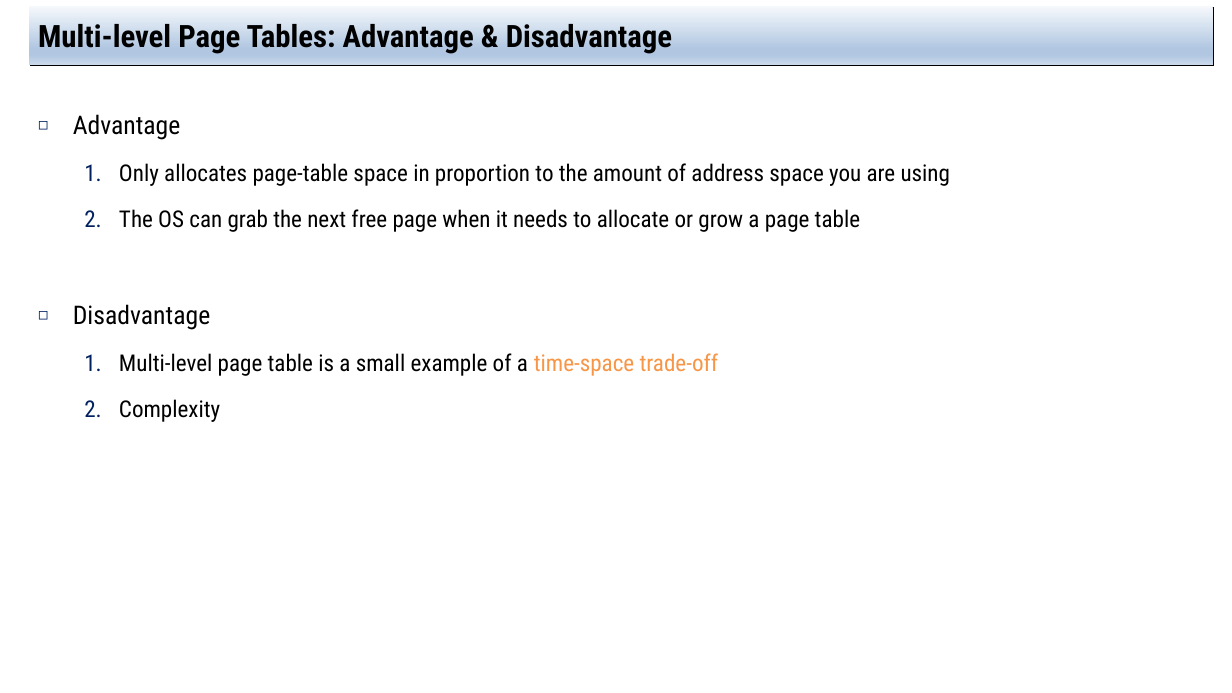
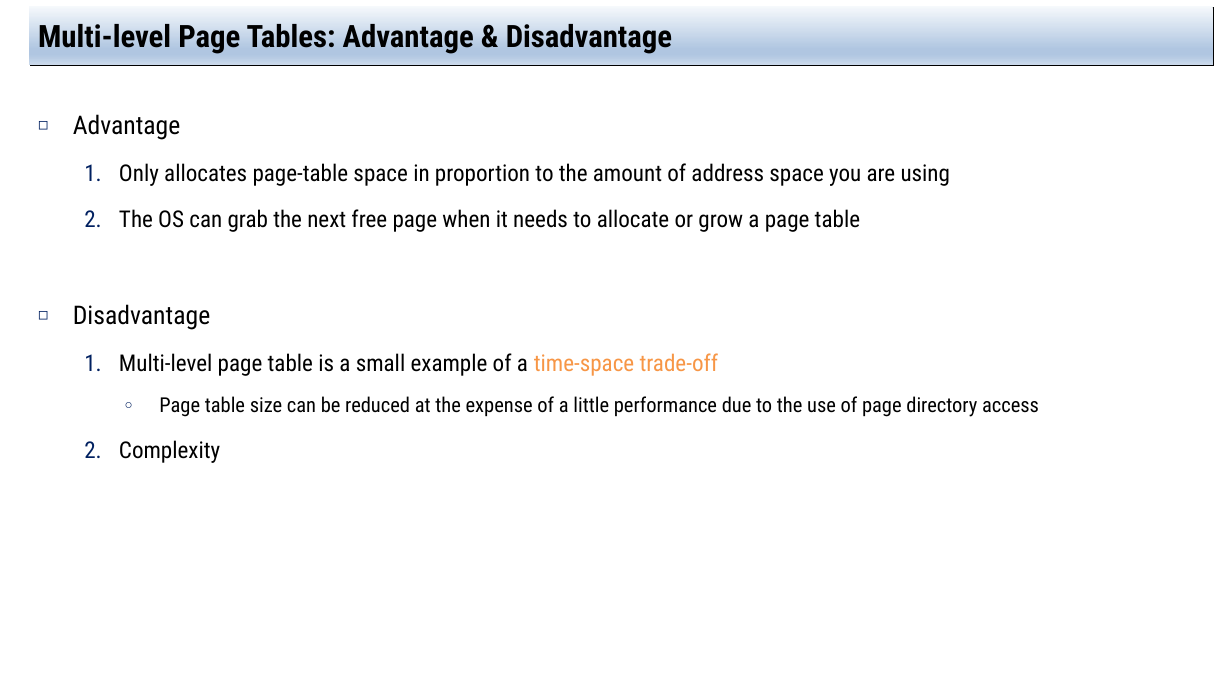
Before and after one commit to jachermocilla/extra-course-materials, a slide deck: slide 16 of cmsc125/ostep/slides/01.Virtualization/20.Advanced_Page_Tables.pptx. Drawn at 1232x693 pixels with LibreOffice and Linux fonts; fonts in the diff are those of the drawing. Boxes give left, top, right and bottom in pixels: in the first picture for what was removed or moved away, otherwise in the second. Text is boxed around its words. In the diff, an @@ line names an element or a change of style, - is before the commit and + after.

```diff
--- a/cmsc125/ostep/slides/01.Virtualization/20.Advanced_Page_Tables.pptx
+++ b/cmsc125/ostep/slides/01.Virtualization/20.Advanced_Page_Tables.pptx
@@ text at (159,396,1039,417): paragraph added @@
+    ○ Page table size can be reduced at the expense of a little performance due to the use of page directory access
```
Also in this commit, not shown: 11 other slides changed, 7 other files.
